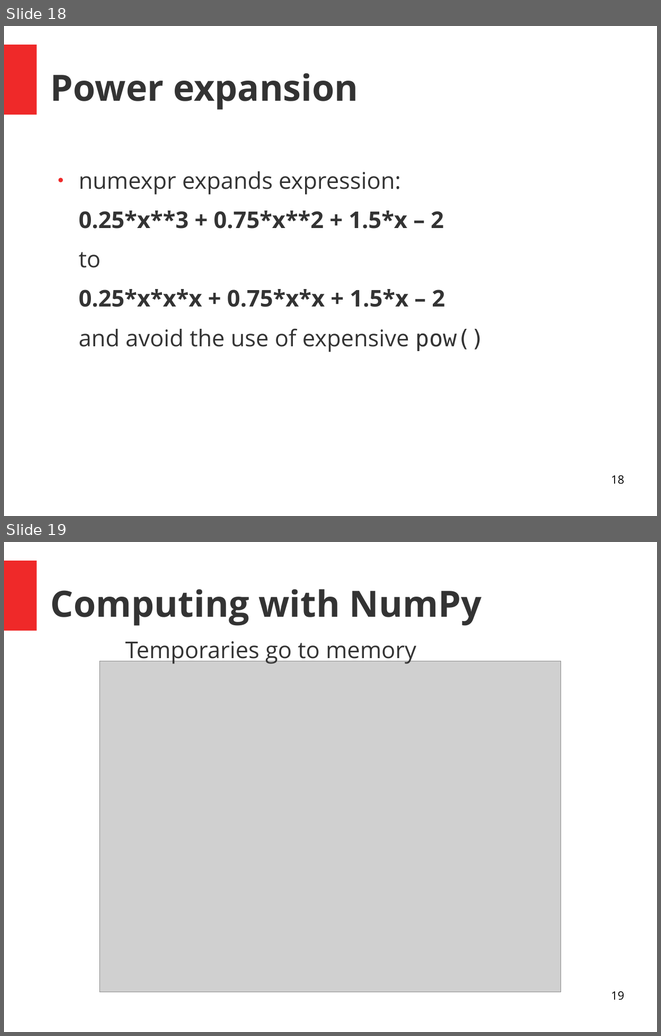
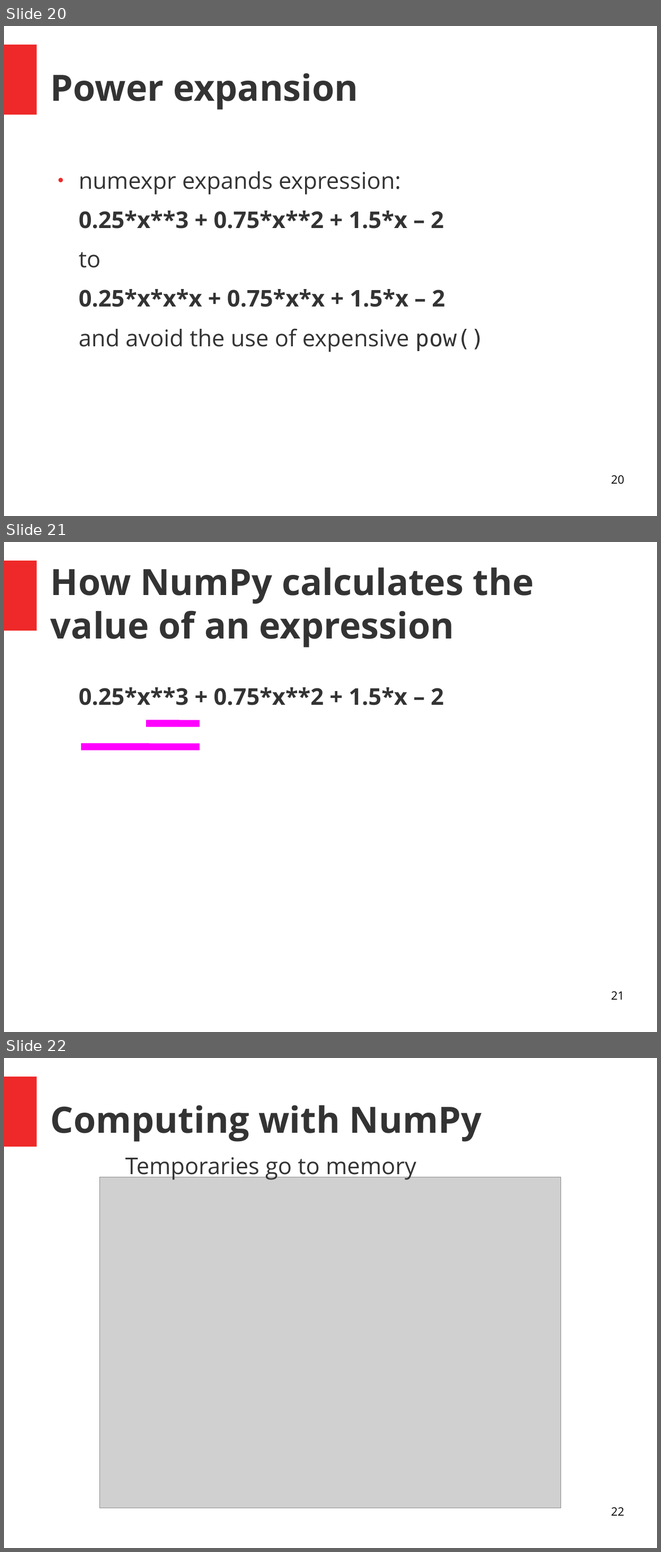
Before and after one commit to ASPP/MemoryBoundComputations, a slide deck: lecture/memory_bound_computations.odp. Shown one above the other, each under a label of ours: slides 18 and 19 before the commit, slides 20, 21 and 22 after it. The pictures are 661x1036 and 661x1552 pixels, drawn with LibreOffice and Linux fonts; fonts in the diff are those of the drawing; grey boxes stand for pictures. Boxes give left, top, right and bottom in pixels: in the first picture for what was removed or moved away, otherwise in the second. Text is boxed around its words. In the diff, an @@ line names an element or a change of style, - is before the commit and + after.

```diff
--- a/lecture/memory_bound_computations.odp
+++ b/lecture/memory_bound_computations.odp
@@ slide 21 added at bbox=[4, 542, 657, 1032], background #FFFFFF; not listed: 1 template element that a slide beside it also shows @@
@@ title added at bbox=[51, 567, 534, 647], 44 pt, text #333333, bold @@
+How NumPy calculates the value of an expression
@@ text added at bbox=[79, 687, 444, 705], 28 pt, text #333333, bold @@
+0.25*x**3 + 0.75*x**2 + 1.5*x – 2
@@ line added from (146, 723) to (200, 723), #FF00FF 8.5 pt @@
@@ line added from (81, 747) to (200, 747), #FF00FF 8.5 pt @@
@@ page number added at bbox=[611, 991, 624, 999], 14 pt, text #000000 @@
+21
@@ what was slide 18 is now slide 20 @@
@@ page number at bbox=[611, 475, 624, 484]: text changed @@
-18
+20
@@ what was slide 19 is now slide 22 @@
@@ page number at bbox=[611, 1507, 624, 1515]: text changed @@
-19
+22
```
Also in this commit, not shown: 6 slides changed, 3 other slides added.
